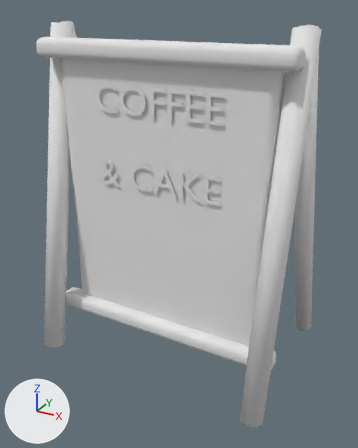
Two versions of the glTF model assets/rooms/coffee_shop_0/street_signboard.glb, one commit apart.
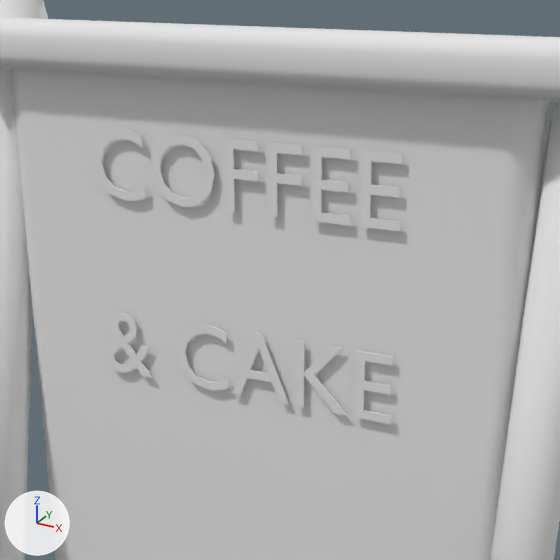
The first picture shows the older version from a camera (50 mm lens) standing at (0.711, -1.241, 1.09) and looking at (0.006, 0.04, 0.449). The close-ups show the older and then the newer version on the part from 16% to 81% of the width and 7% to 59% of the height of that picture. Only the edits that show in the close-ups are written down. Lighting does not change. The marker at lower left points along +X, +Y and +Z. Vertices at exactly the same position are counted once.

The first close-up shows 'street_signboard.001'.
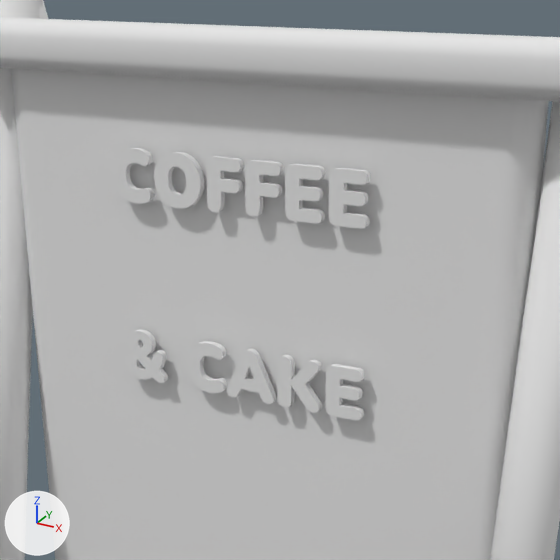
What the commit changed:
me_street_signboard_mobile is used by ob_street_signboard_001; location (0.0, 0.0, 0.0).
me_street_signboard_mobile had 648 vertices, 1240 faces and spanned x -0.405..0.405, y -0.224..0.369, z -0.009..1.049.
me_street_signboard_mobile now has 1386 vertices, 2754 faces and spans x -0.405..0.405, y -0.224..0.369, z -0.009..1.049.
me_street_signboard_mobile part 1: 12 vertices moved from x -0.144..0.199, y -0.083..-0.081, z 0.59..0.856 to x 0.057..0.164, y -0.091..-0.083, z 0.6..0.869; 402 vertices removed from x -0.199..0.201, y -0.083..-0.081, z 0.589..0.892; 1140 vertices added at x -0.166..0.166, y -0.091..-0.083, z 0.589..0.872.

Where the change shows, as pixel boxes [x1, y1, x2, y2] in the close-ups (560 x 560 px):
part 1 of me_street_signboard_mobile, reshaped: before [94, 129, 402, 424]; after [112, 148, 371, 421]
